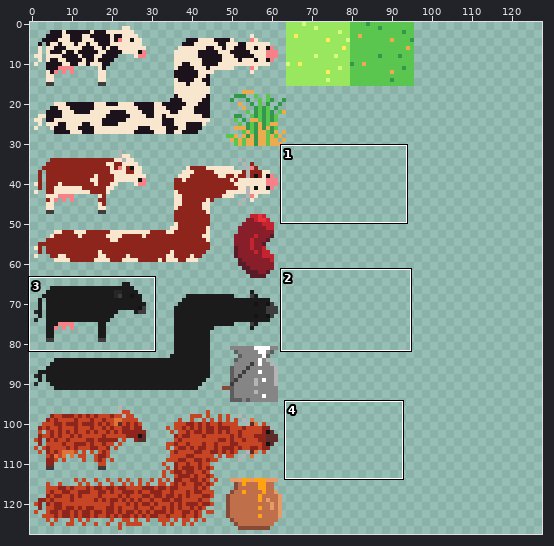
Sprite sheet -- public/sprite.png. The first picture is a wide view before the edit; the outline marks the close-up.
Close-up. Earlier state:
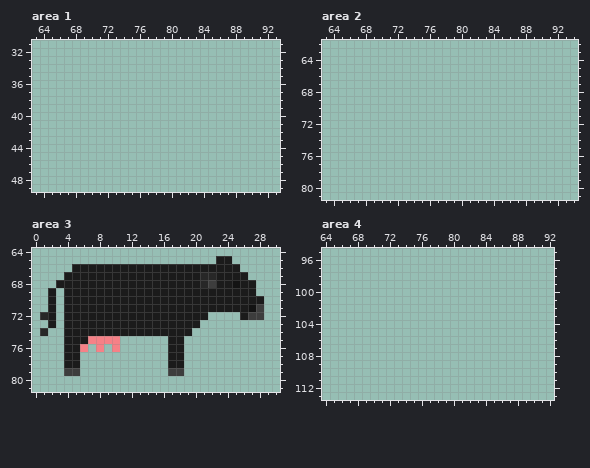
The file is 256x256 pixels, drawn in blocks of 2x2; one block is one cell here. Shown: area 1: x 63..93, y 31..49; area 2: x 63..94, y 62..81; area 3: x 0..30, y 64..81; area 4: x 64..92, y 95..113. The commit also changed other parts of the picture, which this record leaves out.
After:
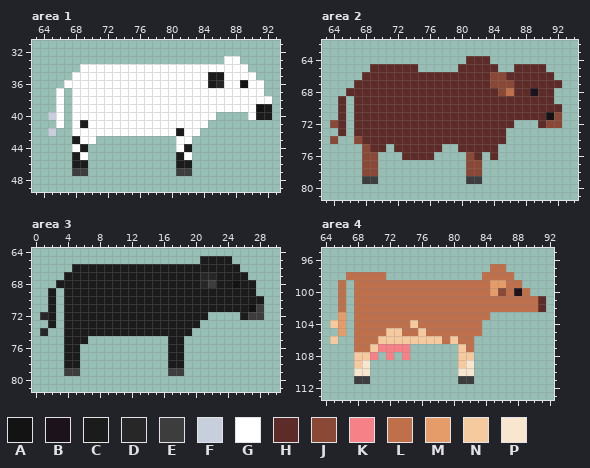
Palette (. is transparent): A #131313  B #1c121c  C #1b1b1b  D #272727  E #3d3d3d  F #c7cfdd  G #ffffff  H #5d2c28  J #8a4836  K #f68187  L #bf6f4a  M #e69c69  N #f6ca9f  P #f9e6cf
What changed:
Area 1:
y 33: x 87..88 .. -> GG
y 34: x 69..89 ..................... -> GGGGGGGGGGGGGGGGGGGGG
y 35: x 68..90 ....................... -> GGGGGGGGGGGGGGGGGCCGGGG
y 36: x 67..91 ......................... -> GGGGGGGGGGGGGGGGGGCDGGAGG
y 37: x 66 . -> G; x 68..91 ........................ -> GGGGGGGGGGGGGGGGGGGGGGGG
y 38: x 66 . -> G; x 68..92 ......................... -> GGGGGGGGGGGGGGGGGGGGGGGGG
y 39: x 66 . -> G; x 68..92 ......................... -> GGGGGGGGGGGGGGGGGGGGGGGAC
y 40: x 65..66 .. -> FG; x 68..85 .................. -> GGGGGGGGGGGGGGGGGG; x 90..92 ... -> GCC
y 41: x 66 . -> G; x 68..84 ................. -> GCGGGGGGGGGGGGGGG
y 42: x 65 . -> F; x 68..83 ................ -> GGGGGGGGGGGGGCGG
y 43: x 68..70 ... -> CGG; x 81..82 .. -> GG
y 44: x 68..69 .. -> GC; x 81..82 .. -> GC
y 45: x 68..69 .. -> CG; x 81..82 .. -> CG
y 46: x 68..69 .. -> CC; x 81..82 .. -> CC
y 47: x 68..69 .. -> EE; x 81..82 .. -> EE
Area 2:
y 64: x 81..83 ... -> HHH
y 65: x 69..74 ...... -> HHHHHH; x 80..84 ..... -> HHHHH; x 87..90 .... -> HHHH
y 66: x 68..91 ........................ -> HHHHHHHHHHHHHHHHJJHHHHHH
y 67: x 67..92 .......................... -> HHHHHHHHHHHHHHHHHJJJHHHHHH
y 68: x 66..91 .......................... -> HHHHHHHHHHHHHHHHHHHJLHHBHH
y 69: x 65 . -> H; x 67..91 ......................... -> HHHHHHHHHHHHHHHHHHHHHHHHH
y 70: x 65 . -> H; x 67..92 .......................... -> HHHHHHHHHHHHHHHHHHHHHHHHHH
y 71: x 65 . -> H; x 67..92 .......................... -> HHHHHHHHHHHHHHHHHHHHHHHHAJ
y 72: x 64..65 .. -> JH; x 67..86 .................... -> HHHHHHHHHHHHHHHHHHHH; x 90..92 ... -> HJJ
y 73: x 65 . -> H; x 67..85 ................... -> HHHHHHHHHHHHHHHHHHH
y 74: x 64 . -> J; x 67..85 ................... -> JHHHHHHHHHHHHHHHHHH
y 75: x 68..70 ... -> JHH; x 72..77 ...... -> HHHHHH; x 80..84 ..... -> HHHHH
y 76: x 68..69 .. -> JJ; x 73..76 .... -> HHHH; x 81..82 .. -> JH; x 84 . -> H
y 77..78: x 68..69 .. -> JJ; x 81..82 .. -> JJ
y 79: x 68..69 .. -> EE; x 81..82 .. -> EE
Area 3:
y 65: x 21..22 .. -> CC
y 75: x 7..10 KKKK -> ....
y 76: x 6 K -> .; x 8 K -> .; x 10 K -> .
Area 4:
y 97: x 85..86 .. -> LL
y 98: x 67..71 ..... -> LLLLL; x 84..87 .... -> LLLL
y 99: x 66 . -> L; x 68..88 ..................... -> LLLLLLLLLLLLLLLLLMMLL
y 100: x 66 . -> L; x 68..89 ...................... -> LLLLLLLLLLLLLLLLLMJLBL
y 101..102: x 66 . -> L; x 68..91 ........................ -> LLLLLLLLLLLLLLLLLLLLLLLH
y 103: x 66 . -> M; x 68..84 ................. -> LLLLLLLLLLLLLLLLL
y 104: x 65..66 .. -> NM; x 68..83 ................ -> LLLLLLLNLLLLLLLL
y 105: x 66 . -> M; x 68..83 ................ -> LLLLNNLLNLLLLLLL
y 106: x 65 . -> N; x 68..82 ............... -> LLLNNNNNNNNLNLL
y 107: x 68..74 ....... -> LLNKKKK; x 81..82 .. -> NL
y 108: x 68..70 ... -> NNK; x 72 . -> K; x 74 . -> K; x 81..82 .. -> NN
y 109: x 68..69 .. -> NP; x 81..82 .. -> NP
y 110: x 68..69 .. -> PP; x 81..82 .. -> PP
y 111: x 68..69 .. -> EE; x 81..82 .. -> EE
Boxes around the changes in both close-ups, in picture pixels (x1, y1, x2, y2):
added: (48, 56, 272, 176)
added: (330, 56, 562, 184)
added: (200, 256, 216, 264)
erased: (80, 336, 120, 352)
added: (330, 264, 546, 384)
